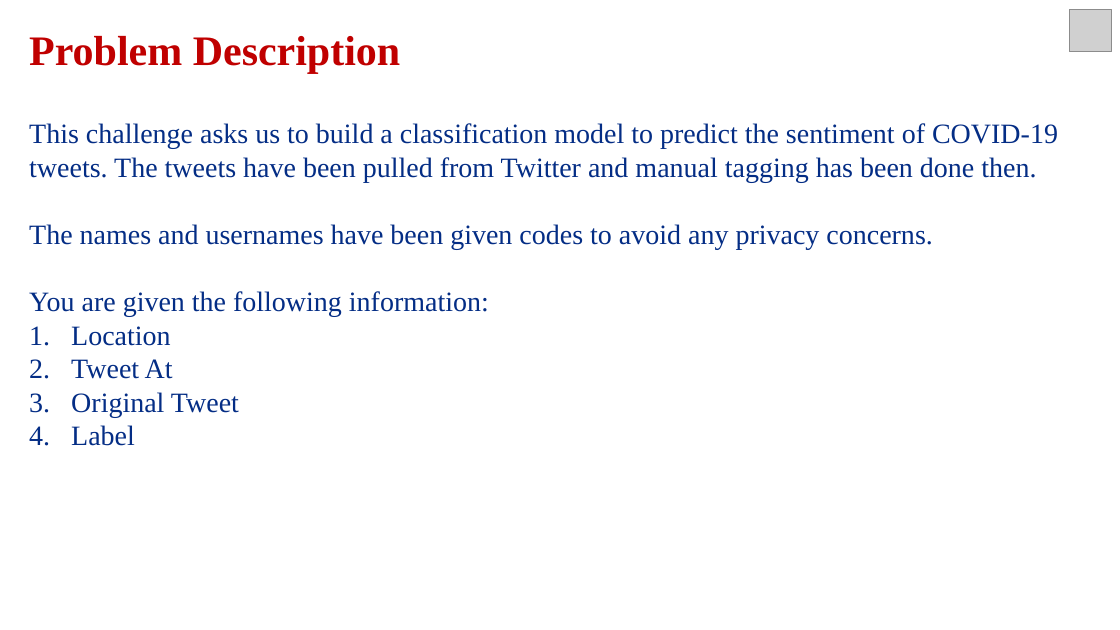
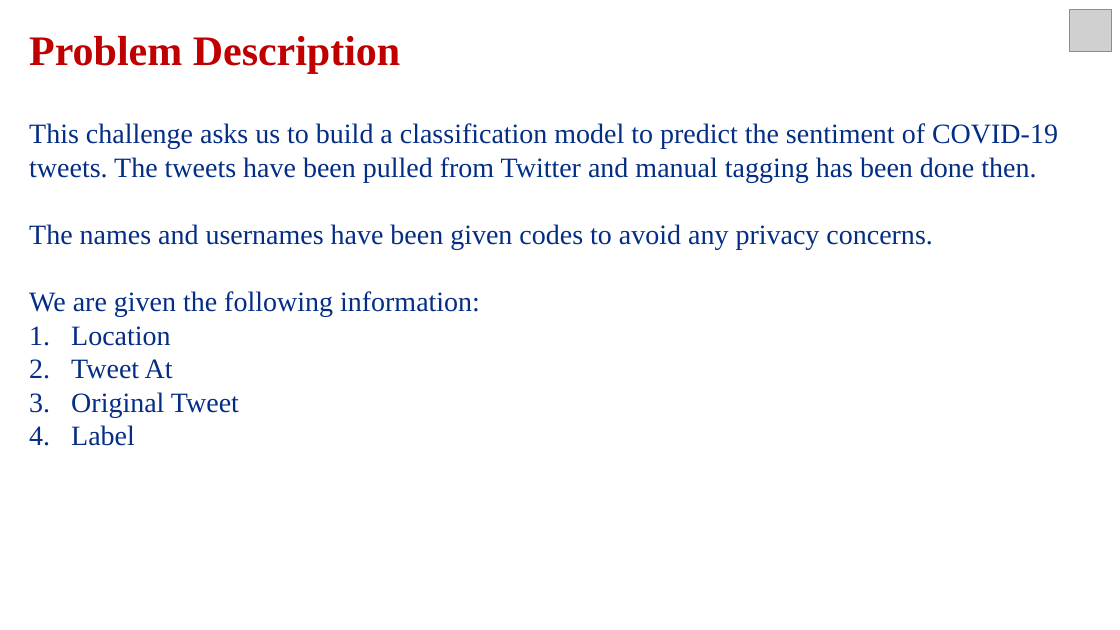
Before and after one commit to varsha-rani-15/Coronavirus-Tweet-Sentiment-Analysis, a slide deck: slide 3 of ML Classification_Presentation.pptx. Drawn at 1120x630 pixels with LibreOffice and Linux fonts; fonts in the diff are those of the drawing; grey boxes stand for pictures. Boxes give left, top, right and bottom in pixels: in the first picture for what was removed or moved away, otherwise in the second. Text is boxed around its words. In the diff, an @@ line names an element or a change of style, - is before the commit and + after.

```diff
--- a/ML Classification_Presentation.pptx
+++ b/ML Classification_Presentation.pptx
@@ text at (x1=29, y1=291, x2=480, y2=316): text changed @@
-You are given the following information:
+We are given the following information:
```
Also in this commit, not shown: 14 other slides changed, 2 slides added.
